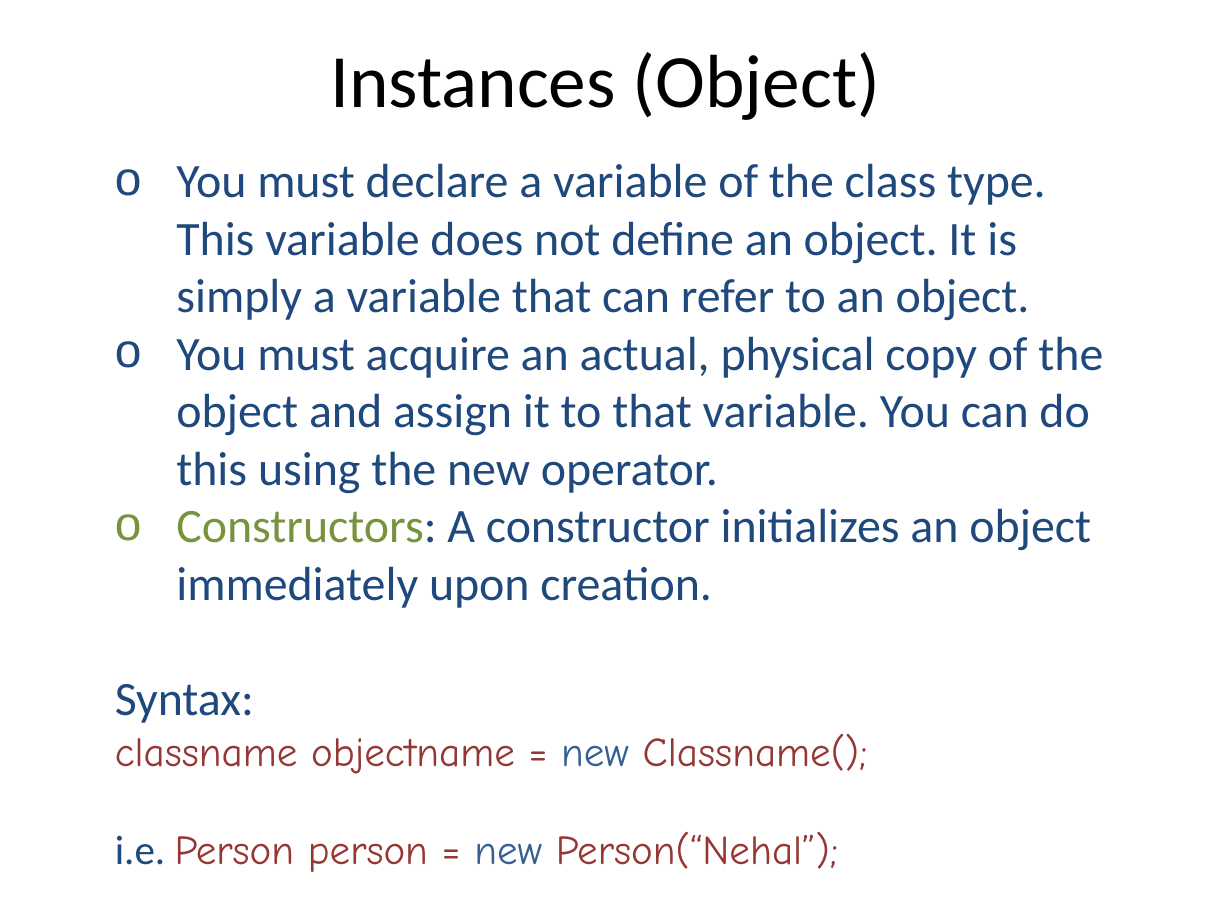
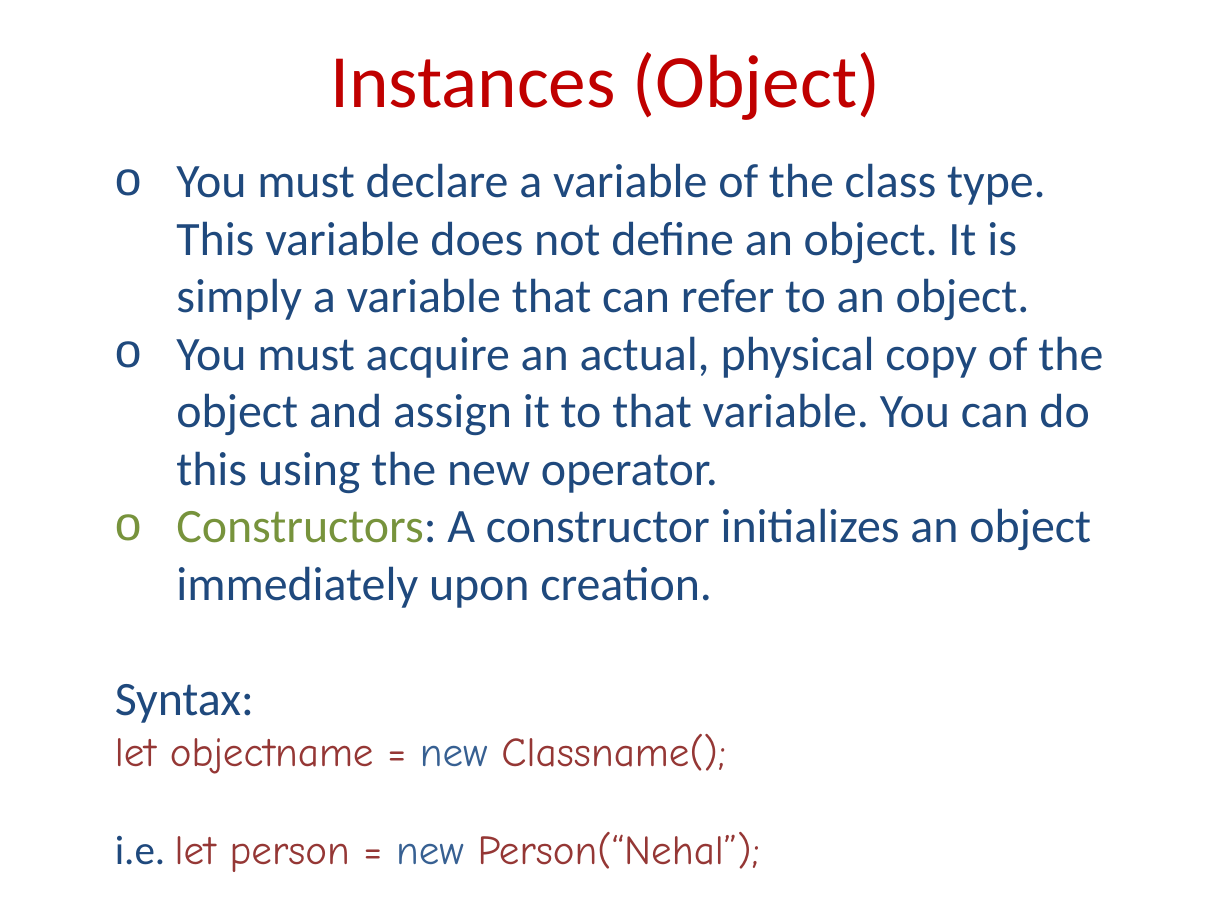
Before and after one commit to nehalsoni23/TypeScript-Training, a slide deck: slide 5 of Object Oriented Programming Training.pptx (slide 4 before the commit). Drawn at 1232x924 pixels with LibreOffice and Linux fonts; fonts in the diff are those of the drawing. Boxes give left, top, right and bottom in pixels: in the first picture for what was removed or moved away, otherwise in the second. Text is boxed around its words. In the diff, an @@ line names an element or a change of style, - is before the commit and + after.

```diff
--- a/Object Oriented Programming Training.pptx
+++ b/Object Oriented Programming Training.pptx
@@ title "Instances (Object)" at <box>330,52,880,120</box>: text colour #000000 to #C00000 @@
@@ text at <box>115,734,760,872</box>: text changed @@
-classname objectname = new Classname();
-i.e. Person person = new Person(“Nehal”);
+let objectname = new Classname();
+i.e. let person = new Person(“Nehal”);
```
Also in this commit, not shown: 14 other slides changed, 4 slides added, 3 other files.
